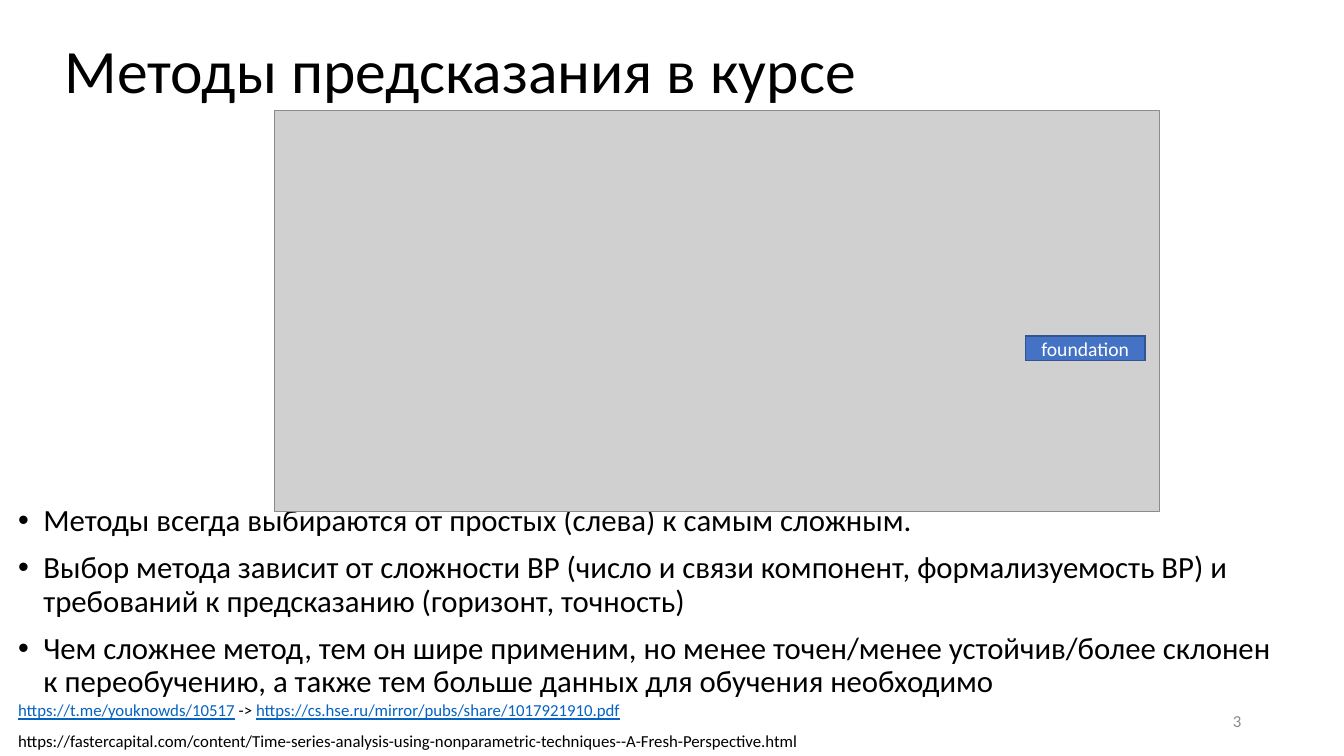
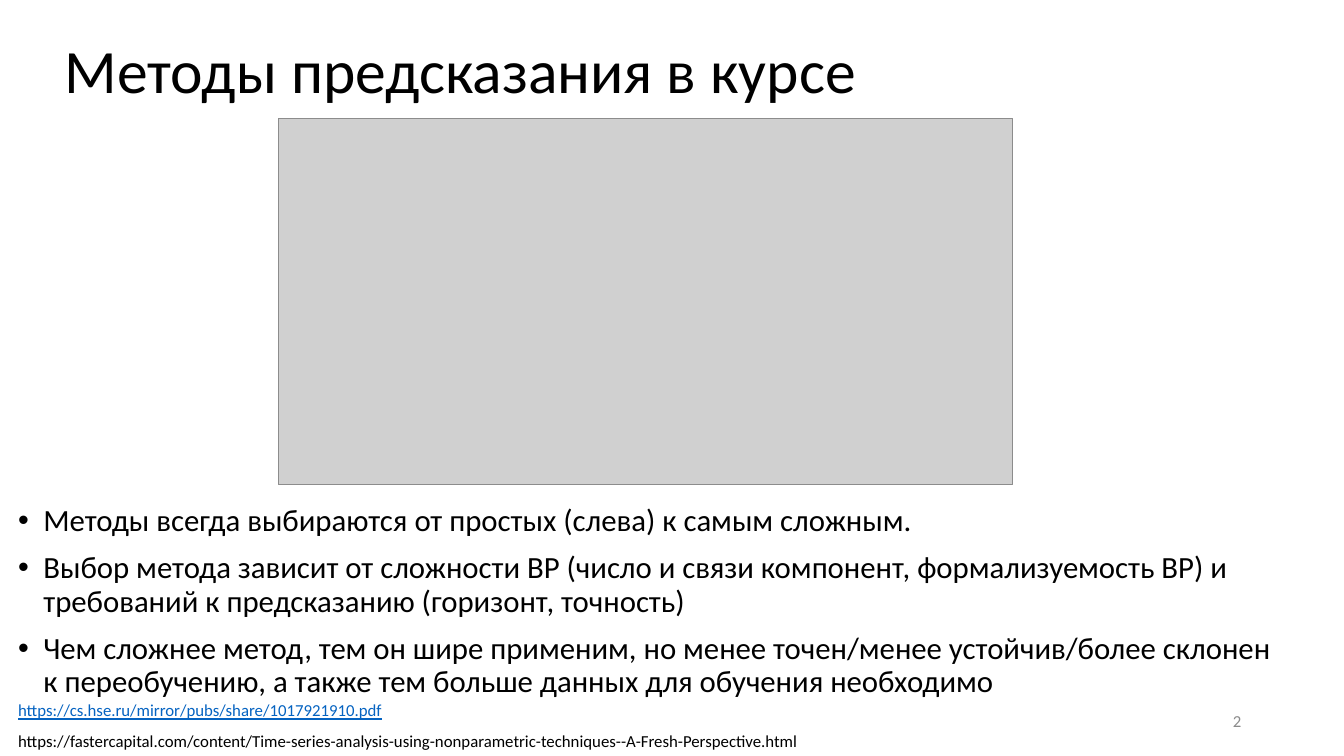
Before and after one commit to MVRonkin/TimeSeriesCourse, a slide deck: slide 2 of Last/LEC/01-2_Benchmarking.pptx (slide 3 before the commit). Drawn at 1344x756 pixels with LibreOffice and Linux fonts; fonts in the diff are those of the drawing; grey boxes stand for pictures. Boxes give left, top, right and bottom in pixels: in the first picture for what was removed or moved away, otherwise in the second. Text is boxed around its words. In the diff, an @@ line names an element or a change of style, - is before the commit and + after.

```diff
--- a/Last/LEC/01-2_Benchmarking.pptx
+++ b/Last/LEC/01-2_Benchmarking.pptx
@@ picture: place and size @@
-picture at bbox=[274, 111, 1159, 512]
+picture at bbox=[278, 118, 1013, 485]
@@ rectangle removed at bbox=[1026, 336, 1145, 360] @@
-foundation
@@ text at bbox=[18, 704, 381, 720]: text changed @@
-https://t.me/youknowds/10517 -> https://cs.hse.ru/mirror/pubs/share/1017921910.pdf
+https://cs.hse.ru/mirror/pubs/share/1017921910.pdf
@@ page number at bbox=[1233, 716, 1241, 727]: text changed @@
-3
+2
```
Also in this commit, not shown: 7 other slides changed, 1 slide removed, 1 other file.
